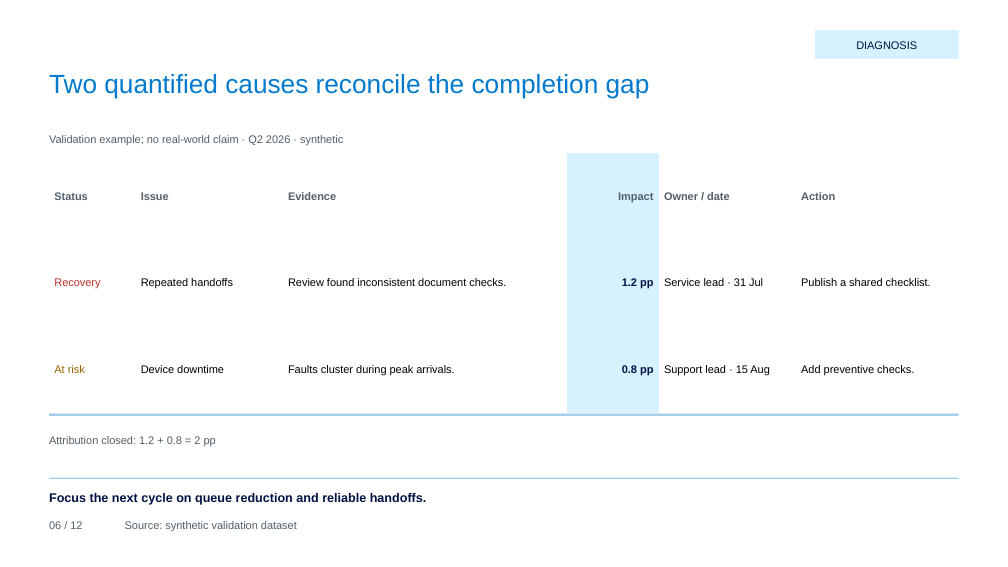
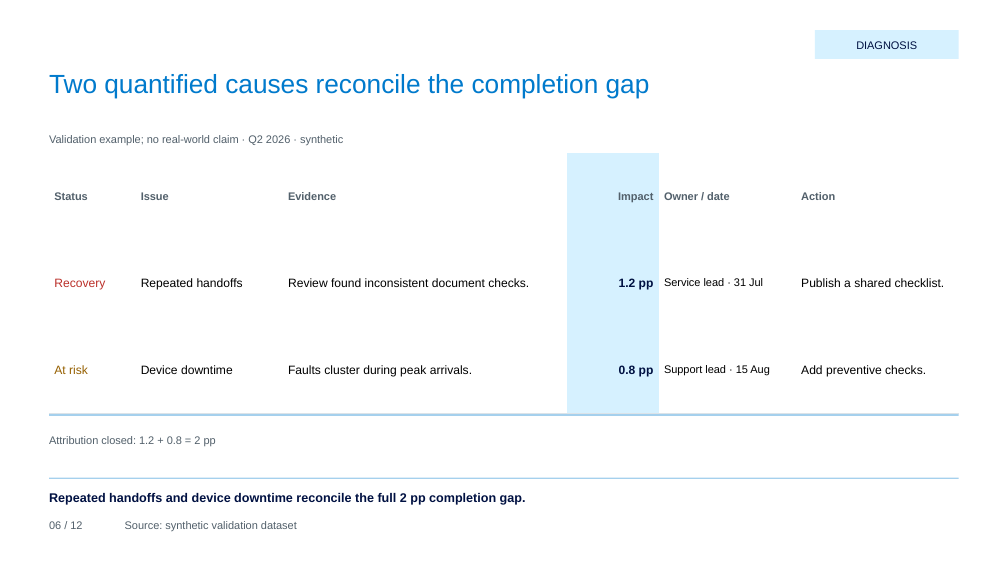
Before and after one commit to hustcer/pptx-nova, a slide deck: slide 6 of pptx-nova/assets/examples/deckkits/sky-compass/deck.pptx. Drawn at 1008x567 pixels with LibreOffice and Linux fonts; fonts in the diff are those of the drawing. Boxes give left, top, right and bottom in pixels: in the first picture for what was removed or moved away, otherwise in the second. Text is boxed around its words. In the diff, an @@ line names an element or a change of style, - is before the commit and + after.

Commit message:
feat(pptx-nova): refine sky-compass presentation design
- Replace the heavy gray cover sector with bounded, editable compass arcs
  and strengthen title, metric, and explanation-panel hierarchy.
- Honor planned table typography, allocate columns per layout, and reject
  numeric values or units that would wrap across lines.
- Clarify whole-process targets and bridge level-versus-delta units while
  preserving every numeric fact and native chart/table source value.
- Refresh the showcase, design projections, catalog quality metadata, and
  reviewed zero-issue baseline; retain candidate readiness and host limits.
- Add regression coverage for cover geometry, typography, and Chinese units,
  and update the listing test to invoke the renamed just ls recipe.
- Validate 36 canonical pages, 12-page PowerPoint PDF export, package XML,
  smoke/public audits, and 681 passing tests with 39 conditional skips.

```diff
--- a/pptx-nova/assets/examples/deckkits/sky-compass/deck.pptx
+++ b/pptx-nova/assets/examples/deckkits/sky-compass/deck.pptx
@@ table at (49,153,958,414) @@
@@ size 10.5 to 11.5 pt in "Recovery", "Repeated handoffs", "Review found inconsistent document checks.", "1.2 pp" and 6 more places @@
@@ text at (49,493,526,505): text changed @@
-Focus the next cycle on queue reduction and reliable handoffs.
+Repeated handoffs and device downtime reconcile the full 2 pp completion gap.
```
Also in this commit, not shown: 11 other slides changed, 29 other files.
